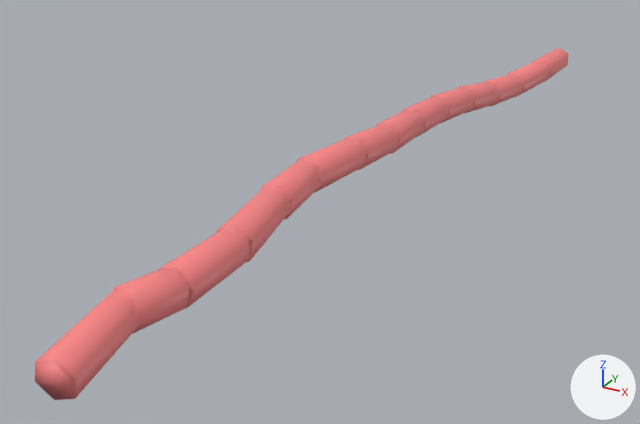
Two versions of the glTF model public/data/plots/sample/media/qsm/228.glb, one commit apart.
Before and after are seen from a 50 mm lens placed at (-1.98, -7.0, 3.84), pointed at (-4.16, -3.03, 1.85). The lights are fixed; the arrows at lower right show +X, +Y and +Z. The older version comes first. Vertices at exactly the same position are counted once.

The scene before the commit, as lines of its bpy script (objects in view):
```python
me_mesh_0 = bpy.data.meshes.new('Mesh_0')
me_mesh_0.from_pydata(...)  # 183 vertices, 336 faces; spans x -4.01..-3.6, y -5.43..0.12, z 2.0..2.42
me_mesh_0.materials.append(mat_defaultmaterial)
ob_mesh_0 = bpy.data.objects.new('Mesh_0', me_mesh_0)
ob_mesh_0.location = (0.0, 0.0, 0.0)
```
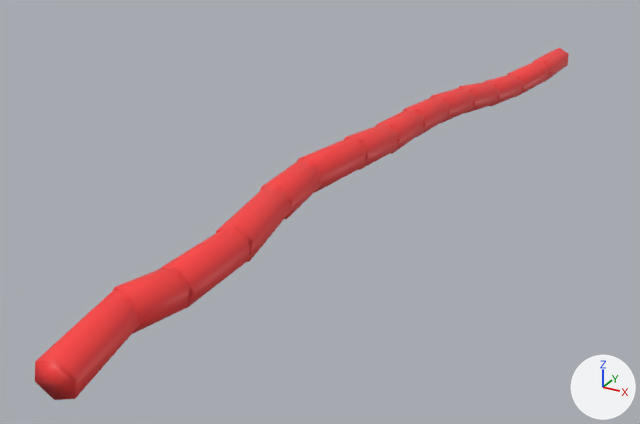
Pixel boxes (x1, y1, x2, y2) of what changed, in the pictures (640 x 424 px):
part 1 of me_mesh_0, recoloured: (35, 48, 569, 400) in both

Diff of the bpy script that builds the scene:
```diff
--- a/public/data/plots/sample/media/qsm/228.glb.py
+++ b/public/data/plots/sample/media/qsm/228.glb.py
@@ me_mesh_0 @@
 me_mesh_0.from_pydata(...)  # 183 vertices, 336 faces; spans x -4.01..-3.6, y -5.43..0.12, z 2.0..2.42
 # used by ob_mesh_0; location = (0.0, 0.0, 0.0)
+# me_mesh_0 part 1: 336 faces centred in x -3.99..-3.61, y -5.43..0.12, z 2.03..2.41 are repainted in the vertex colours; the middle colour goes from pink #ff8888 to red #ff3f3f
 me_mesh_0.materials.append(mat_defaultmaterial)
```
